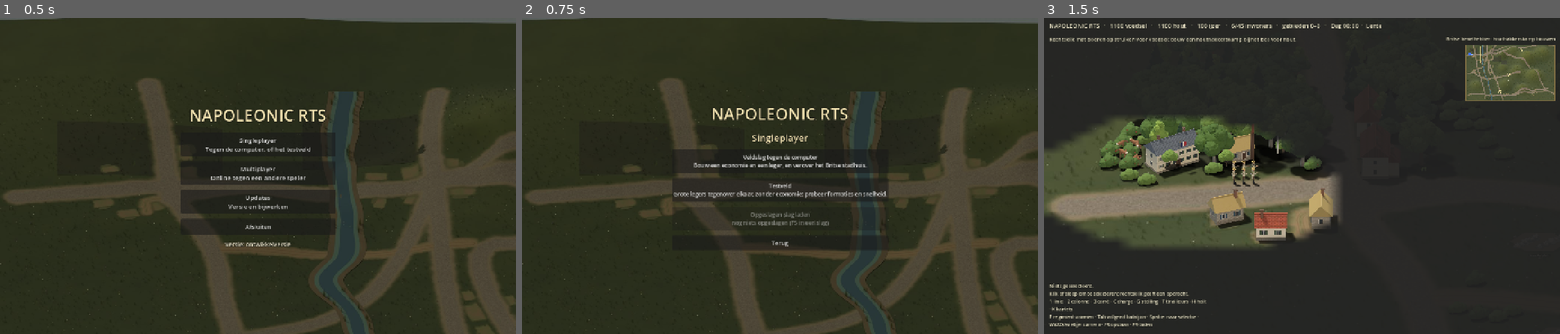
Above: before the commit, frames 1-3 (left to right).
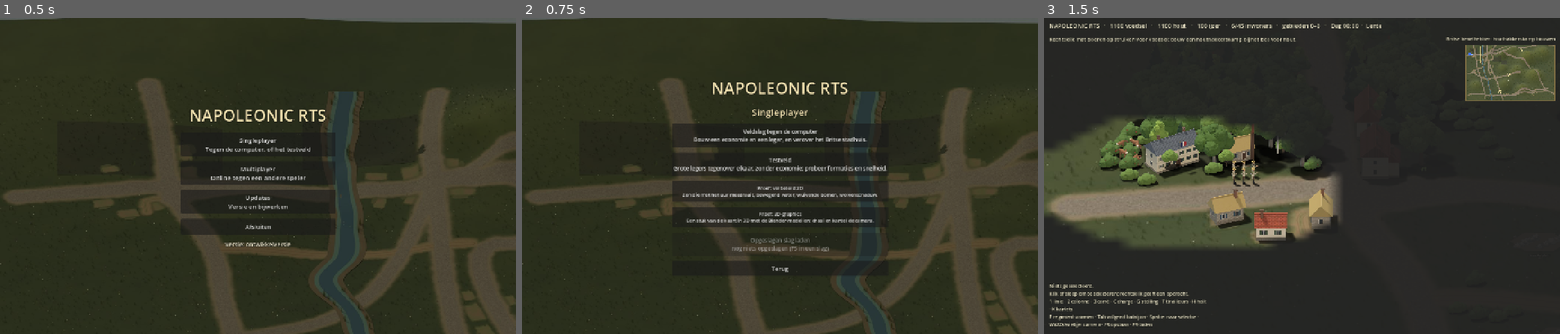
Above: after the commit, the same moments.

Repository: thomasgerritsen-code/-napoleonic-rts.
Game: Godot game, scene res://scenes/menu.tscn
Same seed, same stepped clock (60 frames per second), same inputs: the game is played once before the commit and once after it.
Inputs:
- Up to frame 1 (0.5 s): no input
- Up to frame 2 (0.75 s): click "Singleplayer Tegen de compute…" at 0.5 s
- Up to frame 3 (1.5 s): click "Veldslag tegen de computer Bo…" at 1.25 s

Frame 1 is identical in both runs. In frame 2, 4.9% of the frame differs, in the area x 29-71%, y 20-82%; in frame 3, nothing differs.

Commit message:
Godot: two graphics proofs, a richer 2D look and a 3D piece of the map
Both from the singleplayer menu, both of St.-Martin by the French base.

Proef: verbeterd 2D (Battle.fancy, the Fancy node) - the same game with:
a sun that goes round with the hour and lights buildings and trees from its
side by normal maps rendered in Blender beside each picture (new
render-iso-props.py --normals; 23 maps beside the props); the river moving,
ripples and glints in a shader along its course; trees, bushes and ferns
swaying in the smoke's wind; cloud shadows drifting over the field.

Proef: 3D-graphics (proof3d/) - the map's own relief as a mesh with the
ground picture laid over it exactly, the village houses, trees, the French
base and two battalions as the Blender models the sprites come from
(scripts/export-godot-3d-proof.py bakes their materials into textures and
exports glTF), a sun with real shadows, sky and haze; drag to turn and tilt,
wheel or pinch to zoom, right button or two fingers to move.

CI publishes screenshots of both (tests/proof_shots.gd) with the others;
smoke checks that each builds.

Co-Authored-By: Claude Opus 5.5 <noreply@anthropic.com>
Claude-Session: https://claude.ai/code/session_01JtYPWDhBYAE3XgwFqp4SE2

Diff:
--- /dev/null
+++ b/godot/proof3d/proof_3d.gd
@@ -0,0 +1,278 @@
+extends Node3D
+## Proof of a 3D look: a piece of the real map (St.-Martin by the French base)
+## built in 3D. The ground is the map's own relief as a mesh with the ground
+## picture laid over it exactly (each point takes the colour the iso picture
+## shows there); the houses, trees and soldiers are the same Blender models
+## the sprites are rendered from (scripts/export-godot-3d-proof.py), lit by a
+## sun that casts real shadows. The camera turns and tilts: drag to turn, the
+## wheel or a pinch to zoom, the right button or two fingers to move.
+## Only a look: nothing moves or fights here.
+
+const REGION := Rect2(80, 380, 2100, 1150)    # game px of the map shown
+const STEP := 22.5                            # game px between ground points (1 m)
+
+var _camera: Camera3D
+var _target := Vector3.ZERO
+var _yaw := 0.0
+var _pitch := deg_to_rad(38.0)
+var _distance := 62.0
+var _sun: DirectionalLight3D
+var _turning := false
+var _panning := false
+var _touches := {}
+var _spread := 0.0
+var _models := {}
+
+
+func _ready() -> void:
+	var meta: Dictionary = Iso.read_json("res://assets/map/ground.json")
+	Iso.load_relief(meta)
+	_environment()
+	add_child(_ground(meta))
+	var start: Dictionary = Iso.read_json("res://assets/map/start.json")
+	_village(start)
+	_trees(start)
+	_base()
+	_battalion("soldier_france", Vector2(980, 1090), 0.0, 12)
+	_battalion("soldier_britain", Vector2(1230, 1090), PI, 12)
+	_camera = Camera3D.new()
+	_camera.fov = 40.0
+	_camera.far = 900.0
+	add_child(_camera)
+	_target = _at(Vector2(1000, 950))
+	_place_camera()
+	_hud()
+
+
+## A point of the map (game px) in 3D: metres, y up, on the ground.
+func _at(world: Vector2) -> Vector3:
+	return Vector3(world.x / Iso.PPM, Iso.height_px(world) / Iso.PPM, world.y / Iso.PPM)
+
+
+func _environment() -> void:
+	var sky_mat := ProceduralSkyMaterial.new()
+	sky_mat.sky_top_color = Color(0.36, 0.52, 0.74)
+	sky_mat.sky_horizon_color = Color(0.74, 0.78, 0.8)
+	sky_mat.ground_horizon_color = Color(0.5, 0.5, 0.44)
+	sky_mat.ground_bottom_color = Color(0.25, 0.25, 0.2)
+	var sky := Sky.new()
+	sky.sky_material = sky_mat
+	var env := Environment.new()
+	env.background_mode = Environment.BG_SKY
+	env.sky = sky
+	env.ambient_light_source = Environment.AMBIENT_SOURCE_SKY
+	env.ambient_light_energy = 0.38
+	env.tonemap_mode = Environment.TONE_MAPPER_FILMIC
+	env.tonemap_exposure = 0.92
+	env.fog_enabled = true
+	env.fog_light_color = Color(0.72, 0.76, 0.8)
+	env.fog_density = 0.0012
+	var world := WorldEnvironment.new()
+	world.environment = env
+	add_child(world)
+	_sun = DirectionalLight3D.new()
+	_sun.light_color = Color(1.0, 0.95, 0.86)
+	_sun.light_energy = 1.05
+	_sun.shadow_enabled = true
+	_sun.directional_shadow_max_distance = 160.0
+	_sun.rotation = Vector3(deg_to_rad(-42.0), deg_to_rad(-35.0), 0.0)
+	add_child(_sun)
+
+
+## The relief as a mesh, the ground picture over it: each point takes the
+## picture's colour where the iso view shows that point.
+func _ground(meta: Dictionary) -> MeshInstance3D:
+	var tex: Texture2D = load("res://assets/map/" + String(meta["image"]))
+	var k := float(meta["pxPerM"]) / float(meta["gamePxPerM"])
+	var pad := float(meta["padTop"])
+	var cols := int(REGION.size.x / STEP) + 1
+	var rows := int(REGION.size.y / STEP) + 1
+	var st := SurfaceTool.new()
+	st.begin(Mesh.PRIMITIVE_TRIANGLES)
+	for r in rows:
+		for c in cols:
+			var w := REGION.position + Vector2(c, r) * STEP
+			var screen := Iso.to_screen(w)
+			st.set_uv(Vector2(screen.x * k / tex.get_width(), (pad + screen.y * k) / tex.get_height()))
+			st.add_vertex(_at(w))
+	for r in rows - 1:
+		for c in cols - 1:
+			var i := r * cols + c
+			st.add_index(i)
+			st.add_index(i + 1)
+			st.add_index(i + cols)
+			st.add_index(i + 1)
+			st.add_index(i + cols + 1)
+			st.add_index(i + cols)
+	st.generate_normals()
+	var mat := StandardMaterial3D.new()
+	mat.albedo_texture = tex
+	# The picture has its own light and shade already: less of the sun's.
+	mat.albedo_color = Color(0.8, 0.8, 0.78)
+	mat.roughness = 1.0
+	mat.texture_filter = BaseMaterial3D.TEXTURE_FILTER_LINEAR_WITH_MIPMAPS_ANISOTROPIC
+	var mesh := MeshInstance3D.new()
+	mesh.mesh = st.commit()
+	mesh.material_override = mat
+	return mesh
+
+
+func _model(name_: String) -> Node3D:
+	if not _models.has(name_):
+		_models[name_] = load("res://proof3d/models/%s.glb" % name_)
+	var scene: PackedScene = _models[name_]
+	return scene.instantiate()
+
+
+func _put(name_: String, world: Vector2, angle: float, size := 1.0) -> Node3D:
+	var m := _model(name_)
+	m.position = _at(world)
+	m.rotation.y = angle
+	m.scale = Vector3.ONE * size
+	add_child(m)
+	return m
+
+
+## The village's houses as the map has them.
+func _village(start: Dictionary) -> void:
+	var kinds := {"cottage": "cottage", "cottage2": "cottage", "farmhouse": "farmhouse", "farmhouse2": "farmhouse",
+		"chapel": "farmhouse", "inn": "farmhouse", "barn": "farmhouse"}
+	for v: Dictionary in start["villages"]:
+		for h: Dictionary in v["houses"]:
+			var at := Vector2(h["x"], h["y"])
+			if REGION.has_point(at):
+				# As small as the 2D game draws its village houses.
+				_put(kinds.get(h["kind"], "cottage"), at, -float(h["angle"]) + PI / 2.0, float(h.get("scale", 0.5)) * 1.3)
+		var middle := Vector2(v["x"], v["y"])
+		if REGION.has_point(middle):
+			_put("well", middle, 0.3)
+			_put("haystack", middle + Vector2(70, 60), 0.0)
+
+
+## Woods and berry bushes where the map has them, each tree a little different.
+func _trees(start: Dictionary) -> void:
+	var kinds := ["oak", "birch", "pine", "oak"]
+	for r: Dictionary in start["resources"]:
+		var at := Vector2(r["x"], r["y"])
+		if not REGION.has_point(at):
+			continue
+		var h := Battle.hash01(int(r["id"]), 3)
+		if r["type"] == "wood":
+			_put(kinds[int(h * kinds.size()) % kinds.size()], at, h * TAU, 0.85 + 0.35 * Battle.hash01(int(r["id"]), 5))
+			# A second and third tree: a wood, not a lone tree.
+			for n in 1:
+				var off := Vector2.from_angle(h * TAU + n * 2.4) * (40.0 + 25.0 * n)
+				_put(kinds[(int(h * 7) + n + 1) % kinds.size()], at + off, h * 5.0 + n, 0.75 + 0.3 * Battle.hash01(int(r["id"]), 7 + n))
+		elif r["type"] == "food":
+			_put("bush", at, h * TAU, 1.0)
+
+
+## The French base: the town centre (a large house for now), barracks, a tower.
+func _base() -> void:
+	_put("farmhouse", Vector2(316, 799), 0.4, 1.0)
+	_put("barracks_fr", Vector2(560, 720), -0.3, 0.8)
+	_put("tower_fr", Vector2(820, 600), 0.2, 0.8)
+
+
+## A battalion in line: two ranks, facing `facing` (radians in the world, 0 east).
+func _battalion(model: String, centre: Vector2, facing: float, files: int) -> void:
+	var forward := Vector2.from_angle(facing)
+	var right := forward.orthogonal() * -1.0
+	for rank in 2:
+		for f in files:
+			var at := centre + right * (f - (files - 1) / 2.0) * 15.0 - forward * rank * 19.0
+			at += Vector2(Battle.hash01(f, rank) - 0.5, Battle.hash01(rank, f) - 0.5) * 3.0
+			# The model looks along -z; turn it to the world's facing.
+			_put(model, at, -facing - PI / 2.0)
+
+
+func _place_camera() -> void:
+	var back := Vector3(sin(_yaw), 0.0, cos(_yaw)) * cos(_pitch) + Vector3.UP * sin(_pitch)
+	_camera.position = _target + back * _distance
+	_camera.look_at(_target, Vector3.UP)
+
+
+## Seen as the 2D game sees it, or from close by and low: for the screenshots.
+func view(yaw_deg: float, pitch_deg: float, distance: float, at := Vector2(1000, 950)) -> void:
+	_yaw = deg_to_rad(yaw_deg)
+	_pitch = deg_to_rad(pitch_deg)
+	_distance = distance
+	_target = _at(at)
+	_place_camera()
+
+
+func _hud() -> void:
+	var layer := CanvasLayer.new()
+	add_child(layer)
+	var label := Label.new()
+	label.text = "Proef: 3D-graphics · slepen draait · wiel of knijpen zoomt · rechts slepen of twee vingers verschuift"
+	label.position = Vector2(16, 12)
+	label.add_theme_font_size_override("font_size", 16)
+	label.add_theme_color_override("font_outline_color", Color(0, 0, 0))
+	label.add_theme_constant_override("outline_size", 5)
+	layer.add_child(label)
+	var back := Button.new()
+	back.text = "Terug naar het menu"
+	back.position = Vector2(16, 44)
+	back.pressed.connect(func() -> void: get_tree().change_scene_to_file("res://scenes/menu.tscn"))
+	layer.add_child(back)
+
+
+func _unhandled_input(event: InputEvent) -> void:
+	var touch := event as InputEventScreenTouch
+	if touch != null:
+		if touch.pressed:
+			_touches[touch.index] = touch.position
+		else:
+			_touches.erase(touch.index)
+		_spread = _finger_spread()
+		return
+	var drag := event as InputEventScreenDrag
+	if drag != null:
+		_touches[drag.index] = drag.position
+		if _touches.size() >= 2:
+			_pan(drag.relative / _touches.size())
+			var spread := _finger_spread()
+			if _spread > 0.0:
+				_distance = clampf(_distance * _spread / spread, 12.0, 220.0)
+			_spread = spread
+		else:
+			_turn(drag.relative)
+		_place_camera()
+		return
+	var button := event as InputEventMouseButton
+	if button != null and button.device != InputEvent.DEVICE_ID_EMULATION:
+		match button.button_index:
+			MOUSE_BUTTON_LEFT:
+				_turning = button.pressed
+			MOUSE_BUTTON_RIGHT, MOUSE_BUTTON_MIDDLE:
+				_panning = button.pressed
+			MOUSE_BUTTON_WHEEL_UP:
+				_distance = maxf(12.0, _distance / 1.12)
+			MOUSE_BUTTON_WHEEL_DOWN:
+				_distance = minf(220.0, _distance * 1.12)
+		_place_camera()
+		return
+	var motion := event as InputEventMouseMotion
+	if motion != null and motion.device != InputEvent.DEVICE_ID_EMULATION:
+		if _turning:
+			_turn(motion.relative)
+		elif _panning:
+			_pan(motion.relative)
+		_place_camera()
+
+
+func _turn(by: Vector2) -> void:
+	_yaw -= by.x * 0.006
+	_pitch = clampf(_pitch + by.y * 0.004, deg_to_rad(8.0), deg_to_rad(80.0))
+
+
+func _pan(by: Vector2) -> void:
+	var right := _camera.global_basis.x
+	var ahead := Vector3(-sin(_yaw), 0.0, -cos(_yaw))
+	_target += (-right * by.x + ahead * by.y) * _distance * 0.0016
+
+
+func _finger_spread() -> float:
+	var points: Array = _touches.values()
+	return (points[0] as Vector2).distance_to(points[1]) if points.size() >= 2 else 0.0
--- /dev/null
+++ b/godot/proof3d/proof_3d.tscn
@@ -0,0 +1,6 @@
+[gd_scene load_steps=2 format=3]
+
+[ext_resource type="Script" path="res://proof3d/proof_3d.gd" id="1"]
+
+[node name="Proof3D" type="Node3D"]
+script = ExtResource("1")
--- a/godot/scripts/day_night.gd
+++ b/godot/scripts/day_night.gd
@@ -16,6 +16,7 @@
 ## that its lights tell.
 const NIGHT_DEPTH := 1.8
 const RAIN_GREY := 0.14
+const FANCY_DIM := 0.8
 const NAMES := {"morning": "Ochtend", "day": "Dag", "evening": "Avond", "night": "Nacht"}
 
 var battle: Battle
@@ -83,4 +84,9 @@
 
 func _process(_delta: float) -> void:
 	if battle != null and _light != null:
-		_light.color = light_at(battle.clock, battle.weather.wetness if battle.weather != null else 0.0)
+		var light := light_at(battle.clock, battle.weather.wetness if battle.weather != null else 0.0)
+		if Battle.fancy:
+			# The richer look's sun gives back the light by day, from its side.
+			light *= lerpf(1.0, FANCY_DIM, 1.0 - darkness_at(battle.clock))
+			light.a = 1.0
+		_light.color = light
--- /dev/null
+++ b/godot/scripts/fancy.gd
@@ -0,0 +1,203 @@
+class_name Fancy
+extends Node2D
+## Proof of a richer 2D look (Battle.fancy, from the menu): the same field
+## and sprites, but
+## - a sun that goes round with the hour and lights the buildings and trees
+##   from its side, by normal maps rendered in Blender beside each picture
+##   (render-iso-props.py --normals);
+## - the river moving: ripples drifting downstream and glints of light;
+## - trees, bushes and ferns swaying in the wind (the smoke's wind);
+## - the shadows of clouds drifting over the field.
+
+const WATER_SHADER := """shader_type canvas_item;
+// The river: COLOR.a fades to the banks; UV.x runs along it (px), UV.y across.
+uniform float time_scale = 1.0;
+varying vec2 at;
+void vertex() { at = UV; }
+float wave(vec2 p, float t) {
+	return sin(p.x * 0.09 - t * 1.7 + sin(p.y * 0.21 + t) * 1.3) * 0.5
+		+ sin(p.x * 0.031 + p.y * 0.17 - t * 0.9) * 0.5;
+}
+void fragment() {
+	float t = TIME * time_scale;
+	float w = wave(at, t);
+	// Glints: small round sparkles where two slow wave trains crest together.
+	float glint = smoothstep(0.82, 0.97, sin(at.x * 0.11 - t * 1.4 + at.y * 0.35) * sin(at.y * 0.42 + at.x * 0.05 + t * 0.9));
+	vec3 deep = vec3(0.16, 0.3, 0.38);
+	vec3 light = vec3(0.55, 0.68, 0.72);
+	vec3 c = mix(deep, light, 0.5 + 0.5 * w);
+	c += vec3(0.9, 0.92, 0.85) * glint * 0.35;
+	COLOR = vec4(c, COLOR.a * (0.26 + 0.1 * w + glint * 0.3));
+}
+"""
+
+const WIND_SHADER := """shader_type canvas_item;
+// Sway: the top of the picture moves most, the foot not at all.
+uniform vec2 wind = vec2(1.0, 0.0);
+uniform float strength = 1.0;
+void vertex() {
+	float seed = MODEL_MATRIX[3].x * 0.013 + MODEL_MATRIX[3].y * 0.021;
+	float top = 1.0 - UV.y;
+	float sway = sin(TIME * 1.6 + seed) * 0.6 + sin(TIME * 2.9 + seed * 1.7) * 0.25;
+	VERTEX.x += (wind.x * 0.6 + sway) * top * top * 9.0 * strength;
+}
+"""
+
+const CLOUD_SHADER := """shader_type canvas_item;
+render_mode blend_mul, unshaded;
+uniform sampler2D noise : repeat_enable, filter_linear;
+uniform vec2 drift = vec2(0.0);
+uniform float depth = 0.22;
+void fragment() {
+	vec2 p = UV * vec2(6.0, 2.2) + drift;
+	float n = texture(noise, p).r * 0.65 + texture(noise, p * 2.3 + vec2(0.37, 0.71)).r * 0.35;
+	float cloud = smoothstep(0.5, 0.72, n);
+	COLOR = vec4(vec3(1.0 - depth * cloud), 1.0);
+}
+"""
+
+## Pictures that sway, by name.
+const SWAYING := ["oak", "birch", "beech", "pine", "spruce", "poplar", "willow", "hawthorn", "hazel", "bush", "fern"]
+
+var battle: Battle
+var sun: DirectionalLight2D
+var _wind_material: ShaderMaterial
+var _cloud_material: ShaderMaterial
+var _normals := {}           # texture path -> CanvasTexture or null
+var _scan_clock := 0.0
+var _drift := Vector2.ZERO
+## Sprites given their normal maps and sway: tests.
+var lit := 0
+var swaying := 0
+
+
+func _ready() -> void:
+	z_index = -9                 # just over the ground: the water
+	_wind_material = ShaderMaterial.new()
+	var wind := Shader.new()
+	wind.code = WIND_SHADER
+	_wind_material.shader = wind
+	sun = DirectionalLight2D.new()
+	sun.color = Color(1.0, 0.94, 0.82)
+	sun.height = 0.55
+	sun.blend_mode = Light2D.BLEND_MODE_ADD
+	battle.add_child(sun)
+	_add_water()
+	_add_clouds()
+	_scan()
+
+
+## The river as a strip along its course, fading to its banks.
+func _add_water() -> void:
+	var points: PackedVector2Array = Nav._points
+	if points.size() < 2:
+		return
+	var water := Node2D.new()
+	var mat := ShaderMaterial.new()
+	var shader := Shader.new()
+	shader.code = WATER_SHADER
+	mat.shader = shader
+	water.material = mat
+	add_child(water)
+	var half: float = Nav._width / 2.0
+	water.draw.connect(func() -> void:
+		var along := 0.0
+		for i in range(1, points.size()):
+			var a := points[i - 1]
+			var b := points[i]
+			var across := (b - a).normalized().orthogonal() * half
+			var length := a.distance_to(b)
+			for side: float in [-1.0, 1.0]:
+				var quad := PackedVector2Array([Iso.to_screen(a), Iso.to_screen(b), Iso.to_screen(b + across * side), Iso.to_screen(a + across * side)])
+				var cols := PackedColorArray([Color(1, 1, 1, 1), Color(1, 1, 1, 1), Color(1, 1, 1, 0), Color(1, 1, 1, 0)])
+				var uvs := PackedVector2Array([Vector2(along, 0), Vector2(along + length, 0), Vector2(along + length, half * side), Vector2(along, half * side)])
+				water.draw_polygon(quad, cols, uvs)
+			along += length)
+	water.queue_redraw()
+
+
+## Cloud shadows: a sheet over the whole field, multiplying it darker where a
+## cloud passes; its own layer, so the light of the hour does not dim it twice.
+func _add_clouds() -> void:
+	var layer := CanvasLayer.new()
+	layer.layer = 1
+	layer.follow_viewport_enabled = true
+	battle.add_child(layer)
+	var noise := FastNoiseLite.new()
+	noise.frequency = 0.012
+	noise.fractal_octaves = 4
+	var tex := NoiseTexture2D.new()
+	tex.noise = noise
+	tex.seamless = true
+	tex.width = 256
+	tex.height = 256
+	_cloud_material = ShaderMaterial.new()
+	var shader := Shader.new()
+	shader.code = CLOUD_SHADER
+	_cloud_material.shader = shader
+	_cloud_material.set_shader_parameter("noise", tex)
+	var sheet := ColorRect.new()
+	sheet.mouse_filter = Control.MOUSE_FILTER_IGNORE
+	sheet.position = Vector2(0, -300)
+	sheet.size = Vector2(Iso.WORLD.x, Iso.WORLD.y * Iso.SQ + 600)
+	sheet.material = _cloud_material
+	layer.add_child(sheet)
+
+
+## The normal map beside a picture (name_n.webp), if there is one.
+func _lit_texture(tex: Texture2D) -> Texture2D:
+	if tex == null or tex is CanvasTexture:
+		return tex
+	var path := tex.resource_path
+	if not _normals.has(path):
+		var normal_path := path.get_basename() + "_n.webp"
+		if path.begins_with("res://assets/props/") and ResourceLoader.exists(normal_path):
+			var lit_tex := CanvasTexture.new()
+			lit_tex.diffuse_texture = tex
+			lit_tex.normal_texture = load(normal_path)
+			_normals[path] = lit_tex
+		else:
+			_normals[path] = null
+	return _normals[path] if _normals[path] != null else tex
+
+
+## Every picture of a building or a tree: its normal map, and the trees sway.
+func _scan() -> void:
+	for node in battle.find_children("*", "Sprite2D", true, false):
+		var sprite := node as Sprite2D
+		if sprite.has_meta("fancy"):
+			continue
+		sprite.set_meta("fancy", true)
+		var tex := sprite.texture
+		if tex == null:
+			continue
+		var name_ := tex.resource_path.get_file().get_basename()
+		var lit_tex := _lit_texture(tex)
+		if lit_tex != tex:
+			sprite.texture = lit_tex
+			lit += 1
+		if name_ in SWAYING and sprite.material == null:
+			sprite.material = _wind_material
+			swaying += 1
+
+
+func _process(delta: float) -> void:
+	if battle == null:
+		return
+	# The sun from the east in the morning, the south at noon, the west at
+	# evening; as bright as the day is.
+	var hour := DayNight.hour_at(battle.clock)
+	var day := 1.0 - DayNight.darkness_at(battle.clock)
+	sun.rotation = deg_to_rad(90.0 + clampf((hour - 6.0) / 12.0, 0.0, 1.0) * 180.0)
+	sun.energy = 0.42 * day
+	sun.height = 0.35 + 0.35 * sin(clampf((hour - 6.0) / 12.0, 0.0, 1.0) * PI)
+	var w := battle.effects.wind() if battle.effects != null else Vector2(6, 0)
+	_wind_material.set_shader_parameter("wind", w / 10.0)
+	_wind_material.set_shader_parameter("strength", 0.6 + w.length() / 14.0)
+	_drift += w * delta * 0.00012
+	_cloud_material.set_shader_parameter("drift", -_drift)
+	_cloud_material.set_shader_parameter("depth", 0.24 * day * (0.6 if battle.weather != null and battle.weather.raining else 1.0))
+	_scan_clock -= delta
+	if _scan_clock <= 0.0:
+		_scan_clock = 2.0
+		_scan()
--- a/godot/scripts/main.gd
+++ b/godot/scripts/main.gd
@@ -113,6 +113,9 @@
 ## pinch the map (BattleCamera); the toolbar does what the keys do, and
 ## "Kader" makes the next drag a selection box. A real mouse is not affected.
 static var touched := false
+## The richer 2D look on trial (menu: Proef: verbeterd 2D): see Fancy.
+static var fancy := false
+var fancy_look: Fancy = null
 var box_mode := false
 var _river: Array = []
 var _woods_list: Array = []
@@ -188,6 +191,10 @@
 	add_child(_hud)
 	say("%s met boeren op struiken voor voedsel; bouw een houthakkerskamp bij het bos voor hout." % (
 		"Tik" if touched or OS.has_feature("mobile") else "Rechtsklik"))
+	if fancy:
+		fancy_look = Fancy.new()
+		fancy_look.battle = self
+		add_child(fancy_look)
 	var link := NetLink.find(get_tree())
 	if net_role != "" and link != null:
 		go_online(link)
--- a/godot/scripts/menu.gd
+++ b/godot/scripts/menu.gd
@@ -70,8 +70,15 @@
 
 	var single: VBoxContainer = _pages["single"]
 	_heading(single, "Singleplayer")
+	Battle.fancy = false
 	_choice(single, "Veldslag tegen de computer", "Bouw een economie en een leger, en verover het Britse stadhuis.", "campaign")
 	_choice(single, "Testveld", "Grote legers tegenover elkaar, zonder economie: probeer formaties en snelheid.", "lab")
+	_proof_button(single, "Proef: verbeterd 2D", "Zon die met het uur meedraait, bewegend water, wuivende bomen, wolkenschaduw.", func() -> void:
+		Battle.fancy = true
+		Battle.mode = "campaign"
+		get_tree().change_scene_to_file("res://scenes/main.tscn"))
+	_proof_button(single, "Proef: 3D-graphics", "Een stuk van de kaart in 3D met de Blender-modellen: draai en kantel de camera.", func() -> void:
+		get_tree().change_scene_to_file("res://proof3d/proof_3d.tscn"))
 	_load_button = Button.new()
 	_load_button.custom_minimum_size = Vector2(420, 64)
 	_load_button.add_theme_font_size_override("font_size", 15)
@@ -97,6 +104,15 @@
 	var when := SaveGame.describe()
 	_load_button.disabled = when == ""
 	_load_button.text = "Opgeslagen slag laden\n%s" % (when if when != "" else "nog niets opgeslagen (F5 in een slag)")
+
+
+func _proof_button(box: VBoxContainer, text: String, note: String, action: Callable) -> void:
+	var button := Button.new()
+	button.text = "%s\n%s" % [text, note]
+	button.custom_minimum_size = Vector2(420, 56)
+	button.add_theme_font_size_override("font_size", 13)
+	button.pressed.connect(action)
+	box.add_child(button)
 
 
 func _show(page: String) -> void:
--- /dev/null
+++ b/godot/tests/proof_shots.gd
@@ -0,0 +1,57 @@
+extends SceneTree
+## Screenshots of the graphics proofs, of the same piece of the map (St.-Martin
+## by the French base): the 2D game as it is, the richer 2D look (Fancy) by day
+## and at evening, and the 3D proof seen as the 2D game sees it and from close
+## by and low. SHOT_DIR as in screenshot.gd.
+
+var out := ""
+
+
+func _initialize() -> void:
+	out = OS.get_environment("SHOT_DIR")
+	if out == "":
+		out = OS.get_user_data_dir()
+	for look: Array in [[false, 60.0, "proof2d_plain.png"], [true, 60.0, "proof2d_fancy.png"], [true, 230.0, "proof2d_fancy_evening.png"]]:
+		Battle.fancy = look[0]
+		var battle: Battle = load("res://scenes/main.tscn").instantiate()
+		root.add_child(battle)
+		await process_frame
+		await process_frame
+		battle.ai.set("_next_wave", 1.0e9)
+		battle.fog.enabled = false
+		battle.fog.refresh()
+		battle.clock = look[1]
+		for side: String in ["france", "britain"]:
+			var men: Array[Unit] = []
+			var at := Vector2(980, 1090) if side == "france" else Vector2(1230, 1090)
+			for i in 24:
+				men.append(battle.add_unit(side, "infantry", at + Vector2((i / 12) * 19 * (1 if side == "britain" else -1), (i % 12) * 15 - 90)))
+			men.append(battle.add_unit(side, "officer", at + Vector2(0, -110)))
+			men.append(battle.add_unit(side, "drummer", at + Vector2(0, 110)))
+			var r := battle.form_regiment(men)
+			r.order_move(at, 0.0 if side == "france" else PI)
+			r.hold = false
+		for i in 30:
+			battle._process(0.1)
+		battle.clock = look[1]
+		battle.camera.zoom = Vector2.ONE * 1.3
+		battle.camera.focus(Iso.to_screen(Vector2(1180, 980)))
+		await create_timer(1.5).timeout
+		root.get_viewport().get_texture().get_image().save_png(out.path_join(look[2]))
+		print("saved ", look[2], " lit ", battle.fancy_look.lit if battle.fancy_look else 0, " sway ", battle.fancy_look.swaying if battle.fancy_look else 0)
+		battle.queue_free()
+		await process_frame
+	Battle.fancy = false
+	var proof: Node3D = load("res://proof3d/proof_3d.tscn").instantiate()
+	root.add_child(proof)
+	await process_frame
+	await process_frame
+	for shot: Array in [["proof3d_iso.png", 0.0, 38.0, 70.0, Vector2(1000, 950)],
+			["proof3d_low.png", 20.0, 11.0, 26.0, Vector2(1100, 1090)],
+			["proof3d_village.png", -40.0, 24.0, 40.0, Vector2(620, 840)]]:
+		proof.call("view", shot[1], shot[2], shot[3], shot[4])
+		for i in 8:
+			await process_frame
+		root.get_viewport().get_texture().get_image().save_png(out.path_join(shot[0]))
+		print("saved ", shot[0])
+	quit(0)
--- a/godot/tests/smoke_test.gd
+++ b/godot/tests/smoke_test.gd
@@ -664,6 +664,26 @@
 	await process_frame
 	Battle.mode = "campaign"
 
+	# The graphics proofs: the richer 2D look lights and sways the props; the
+	# 3D proof builds its piece of the map from the Blender models.
+	Battle.fancy = true
+	var rich: Battle = load("res://scenes/main.tscn").instantiate()
+	root.add_child(rich)
+	await process_frame
+	await process_frame
+	_check(rich.fancy_look != null and rich.fancy_look.lit > 50 and rich.fancy_look.swaying > 50,
+		"the richer 2D look lights %d pictures by their normal maps and sways %d" % [rich.fancy_look.lit if rich.fancy_look else 0, rich.fancy_look.swaying if rich.fancy_look else 0])
+	rich.queue_free()
+	await process_frame
+	Battle.fancy = false
+	var proof: Node3D = load("res://proof3d/proof_3d.tscn").instantiate()
+	root.add_child(proof)
+	await process_frame
+	var models := proof.find_children("*", "MeshInstance3D", true, false).size()
+	_check(models > 100, "the 3D proof builds its piece of the map (%d meshes)" % models)
+	proof.queue_free()
+	await process_frame
+
 	# Online: a host and a client in this program, over a loopback link.
 	var links := NetLink.pair(self)
 	Battle.online_role = "host"
Binary file added: godot/assets/props/barn_n.webp
Binary file added: godot/assets/props/barracks_br_n.webp
Binary file added: godot/assets/props/barracks_fr_n.webp
Binary file added: godot/assets/props/beech_n.webp
Binary file added: godot/assets/props/birch_n.webp
Binary file added: godot/assets/props/bush_n.webp
Binary file added: godot/assets/props/cottage_n.webp
Binary file added: godot/assets/props/fern_n.webp
Binary file added: godot/assets/props/hawthorn_n.webp
Binary file added: godot/assets/props/haystack_n.webp
Binary file added: godot/assets/props/hazel_n.webp
Binary file added: godot/assets/props/hospital_br_n.webp
(and 23 more such lines)
